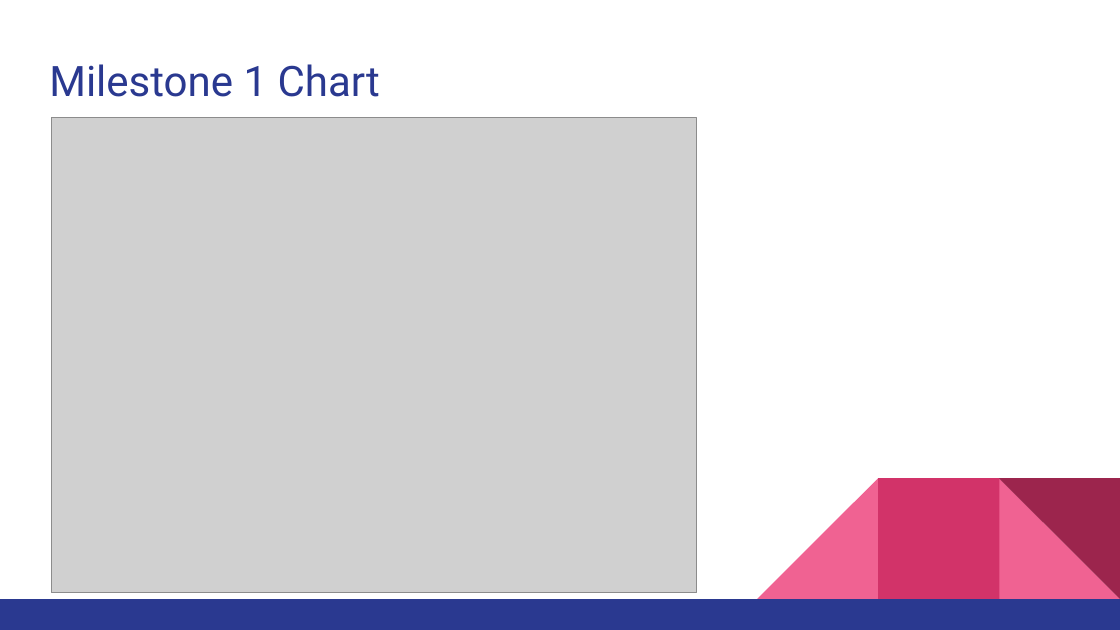
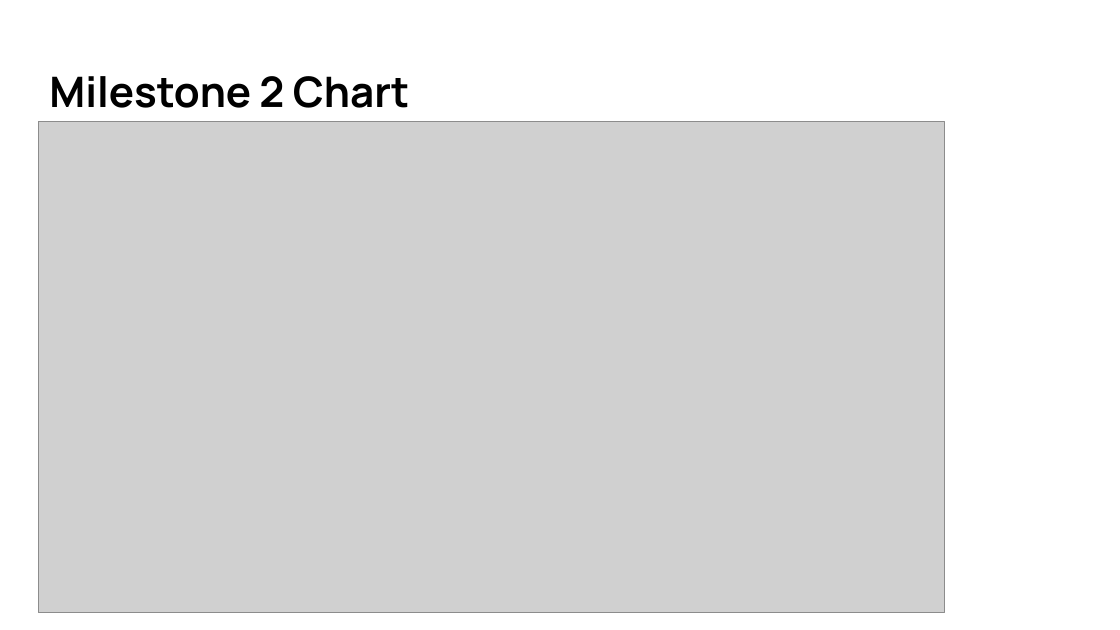
Before and after one commit to Cavaari/Gaming-Website, a slide deck: slide 2 of sprint-2-presentation/Sprint 1.pptx. Drawn at 1120x630 pixels with LibreOffice and Linux fonts; fonts in the diff are those of the drawing; grey boxes stand for pictures. Boxes give left, top, right and bottom in pixels: in the first picture for what was removed or moved away, otherwise in the second. Text is boxed around its words. In the diff, an @@ line names an element or a change of style, - is before the commit and + after.

```diff
--- a/sprint-2-presentation/Sprint 1.pptx
+++ b/sprint-2-presentation/Sprint 1.pptx
@@ title at [49, 76, 409, 108]: text changed; font Roboto to Manrope; text colour #2A3990 to #000000; bold on @@
-Milestone 1 Chart
+Milestone 2 Chart
@@ picture: place and size @@
-picture at [52, 118, 697, 592]
+picture at [38, 121, 944, 613]
@@ group removed at [0, 478, 1120, 630]: 3 right triangles, 2 rectangles @@
```
Also in this commit, not shown: 1 other slide changed, 8 slides added, 8 slides removed.
